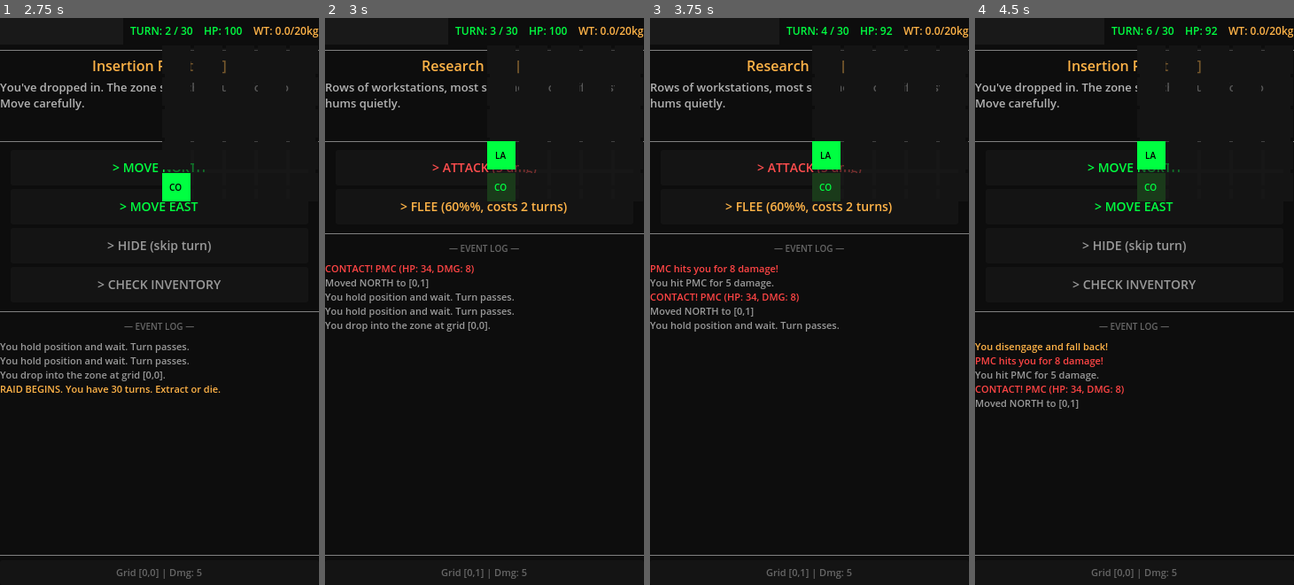
Above: before the commit, frames 1-4 (left to right).
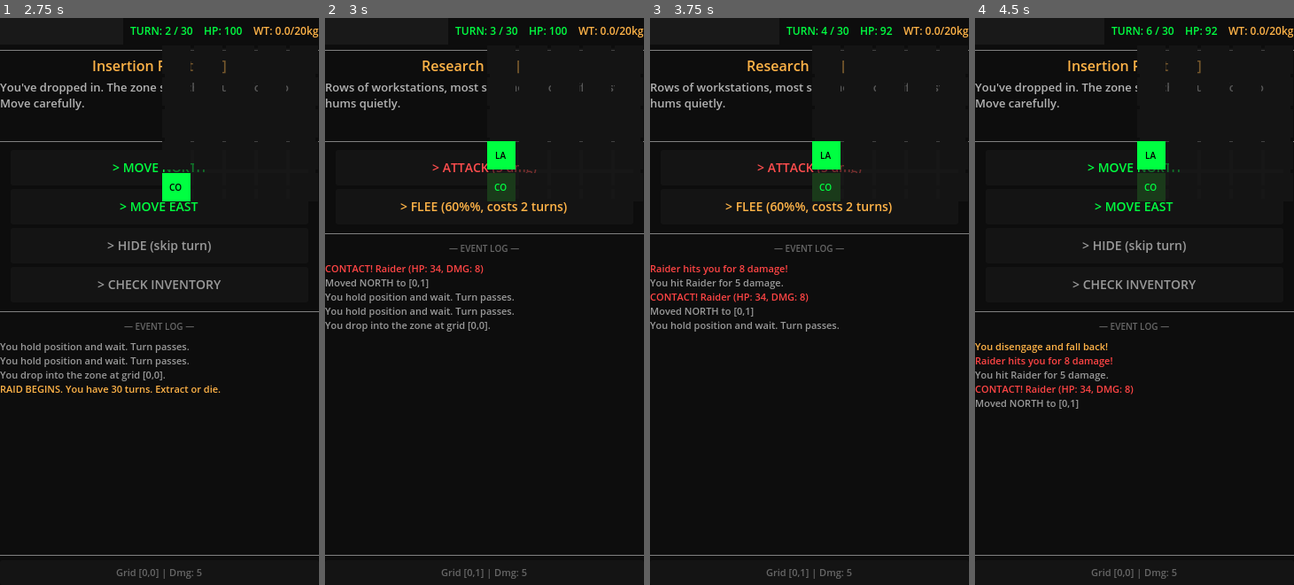
Above: after the commit, the same moments.

Repository: RJDray/Exfil
Game: Godot game, scene res://scenes/MainMenu.tscn
The game is run twice, just before and just after one commit, with the same random seed, the same clock (stepped at 60 frames per second) and the same inputs.
Inputs:
- Up to frame 1 (2.75 s): click "[ BEGIN RAID ]" at 0.5 s; click "> HIDE (skip turn)" at 1.25 s; click "> HIDE (skip turn)" at 2 s
- Up to frame 2 (3 s): click "> MOVE NORTH" at 2.75 s
- Up to frame 3 (3.75 s): click "> ATTACK (5 dmg)" at 3.5 s
- Up to frame 4 (4.5 s): click "> FLEE (60%%, costs 2 turns)" at 4.25 s

Frame 1 is identical in both runs. In frame 2, 0.3% of the frame differs, in the area x 16-50%, y 43-46%; in frame 3, 0.8%, in the area x 0-50%, y 43-51%; in frame 4, 0.8%.

Commit message:
feat(raid): enemy loot drops on kill
Enemies now have tiered loot tables (Scav/Armoured/Elite) based on
distance from start. On kill, 1-2 random items drop and auto-pickup
if weight allows. Adds ItemDatabase.get_item_by_name() lookup.

Co-Authored-By: Claude Opus 4.6 <noreply@anthropic.com>

Diff:
--- a/scripts/ItemDatabase.gd
+++ b/scripts/ItemDatabase.gd
@@ -180,6 +180,15 @@
 	return result
 
 
+static func get_item_by_name(item_name: String) -> Dictionary:
+	for key in ITEMS:
+		if ITEMS[key]["name"] == item_name:
+			var item: Dictionary = ITEMS[key].duplicate()
+			item["key"] = key
+			return item
+	return {}
+
+
 static func get_all_item_keys() -> Array:
 	return ITEMS.keys()
 
--- a/scripts/Raid.gd
+++ b/scripts/Raid.gd
@@ -115,7 +115,16 @@
 	"extraction": "EX",
 }
 
-const ENEMY_NAMES := ["Scav", "Raider", "PMC", "Rogue AI Drone", "Feral Dog"]
+const ENEMY_TYPES := {
+	"Scav": { "loot_table": ["Scrap Metal", "Bandage", "Gunpowder"] },
+	"Armoured": { "loot_table": ["Copper Wire", "Circuit Board", "Medkit"] },
+	"Elite": { "loot_table": ["Gold Watch", "USB Drive", "Pistol"] },
+}
+const ENEMY_NAMES_BY_TIER := {
+	"Scav": ["Scav", "Raider", "Feral Dog"],
+	"Armoured": ["PMC", "Armoured Guard"],
+	"Elite": ["Elite Operative", "Rogue AI Drone"],
+}
 
 
 func _generate_map() -> void:
@@ -191,13 +200,24 @@
 			count = 2
 
 	for _i in count:
+		# Pick tier based on distance
+		var tier: String
+		if distance >= 6:
+			tier = "Elite"
+		elif distance >= 3:
+			tier = "Armoured"
+		else:
+			tier = "Scav"
+
+		var names: Array = ENEMY_NAMES_BY_TIER[tier]
 		var base_hp := randi_range(20, 40) + GameData.run_count * 5
 		var base_dmg := randi_range(5, 15) + GameData.run_count * 2
 		enemies.append({
-			"name": ENEMY_NAMES[randi() % ENEMY_NAMES.size()],
+			"name": names[randi() % names.size()],
 			"hp": base_hp,
 			"max_hp": base_hp,
 			"damage": base_dmg,
+			"loot_table": ENEMY_TYPES[tier]["loot_table"],
 		})
 
 	return enemies
@@ -534,6 +554,26 @@
 
 # --- Combat ---
 
+func _drop_enemy_loot(enemy: Dictionary) -> void:
+	var loot_table: Array = enemy.get("loot_table", [])
+	if loot_table.is_empty():
+		return
+	var drop_count := randi_range(1, 2)
+	var dropped: Array = []
+	for _i in drop_count:
+		var item_name: String = loot_table[randi() % loot_table.size()]
+		if item_name in dropped:
+			continue
+		dropped.append(item_name)
+		var item: Dictionary = ItemDatabase.get_item_by_name(item_name)
+		if item.is_empty():
+			continue
+		if GameData.add_to_inventory(item):
+			_add_log("[color=#ffb347]Looted %s from enemy[/color]" % item["name"])
+		else:
+			_add_log("[color=#ff4444]%s dropped but too heavy to carry[/color]" % item["name"])
+
+
 func _attack() -> void:
 	var dmg := GameData.get_player_damage()
 	current_enemy["hp"] -= dmg
@@ -541,6 +581,7 @@
 
 	if current_enemy["hp"] <= 0:
 		_add_log("[color=#00ff41]%s eliminated.[/color]" % current_enemy["name"])
+		_drop_enemy_loot(current_enemy)
 		# Remove enemy from room
 		var pos := GameData.player_pos
 		var enemies: Array = rooms[pos.x][pos.y]["enemies"]
